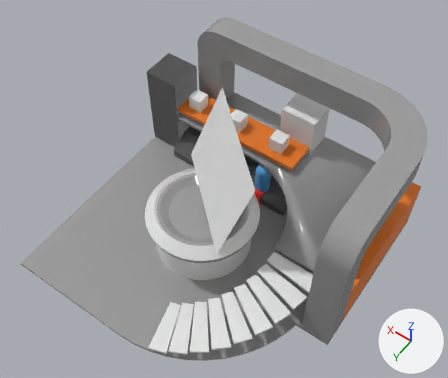
Renders of the glTF model src/assets/Sci-fi_lab_export.gltf from each side of a commit.
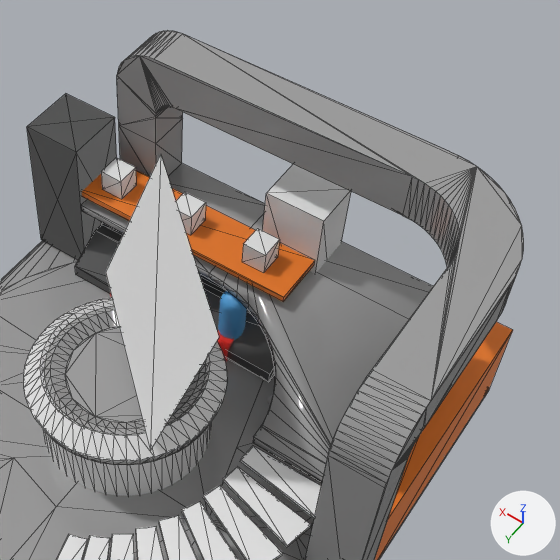
Each version is shown whole from a camera (50 mm lens) standing at (-4.17, 5.16, 9.14) and looking at (-0.28, -0.28, 0.59), then close up on the part from 29% to 100% of the width and 0% to 84% of the height. Arrows for +X, +Y and +Z are at lower right; the lights stay in place. The close-ups show mesh edges as thin lines. Where no turn or scale is listed for an object, it has been applied to the vertices. Vertices at the same position are counted once.

In view in the first close-up: 'Back Structure', 'Base', 'Floor', 'NameScreen', 'Plane.001', 'Rotate', 'Stairs', 'Web Screen', 'icon_cube', 'machine01', 'machine03', 'machine04', 'upper floor'.
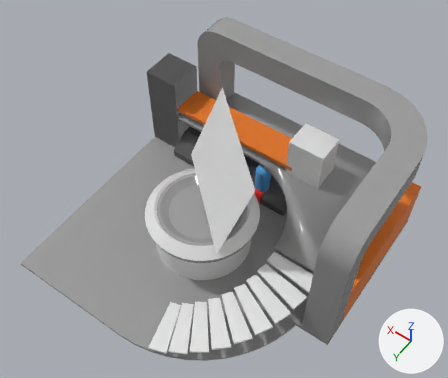
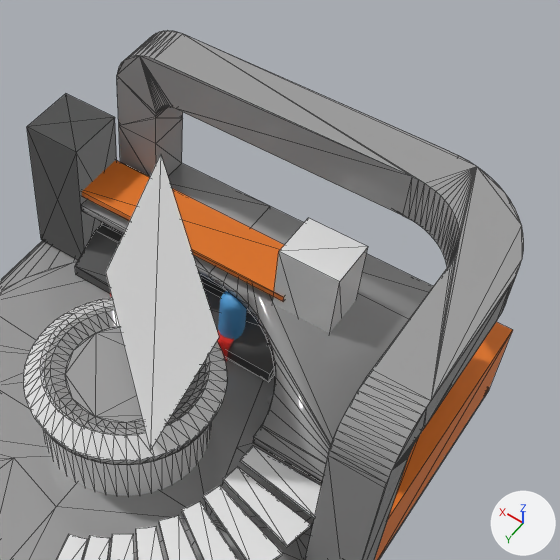
Where the newer file only moved an object's origin or applied its transform, the numbers keep the older frame.

What differs and where, as boxes (x1, y1, x2, y2) in the close-ups (560 x 560 px):
'machine03', mesh moved: before (263, 164, 351, 274); after (268, 218, 368, 345)
'icon_cube', deleted: before (101, 158, 280, 273)

The change, as a list of edits to the scene's bpy script:
```text
Change me_cube_007:
    where me_cube_007.from_pydata(...)  # 8 vertices, 12 faces; spans x -0.94..-0.24, y -2.75..-2.18, z -0.83..0.99
    used by ob_machine03; location = (0.0, 0.0, 0.0)
    me_cube_007 part 1: the whole mesh is moved by (-0.54, 0.62, 0.0)
Remove ob_icon_cube:
    ob_icon_cube = bpy.data.objects.new('icon_cube', me_cube_002)
    ob_icon_cube.location = (0.0, 0.0, 0.0)
```
